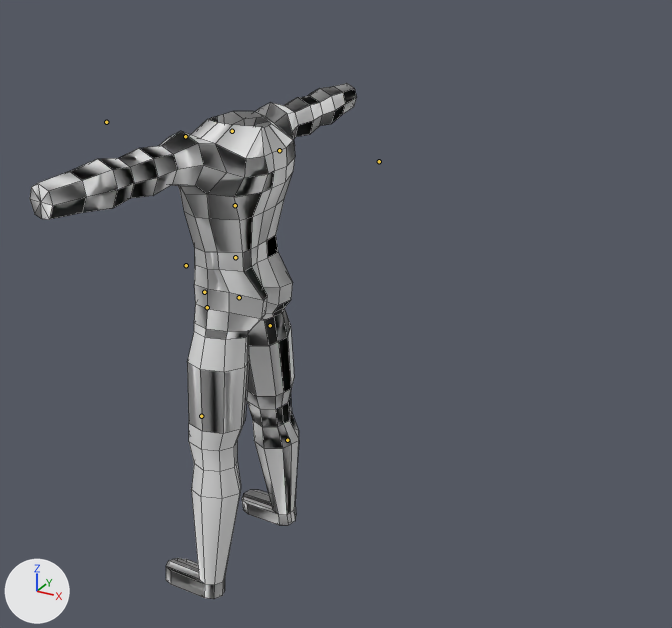
What one commit did to the FBX model Assets/fbx/flint.fbx.
Rendered twice from a 50 mm lens placed at (46.8, -65.6, 38.1), pointed at (9.5, 2.2, 4.2). Lighting does not change. The marker at lower left points along +X, +Y and +Z. Both versions are drawn at frame 2 of the action 'Default Take'; the numbers are the values there. The bones that bend it are drawn over the model as lines. Mesh edges are drawn as thin lines.

Objects in the first picture: 'Lopoly'.
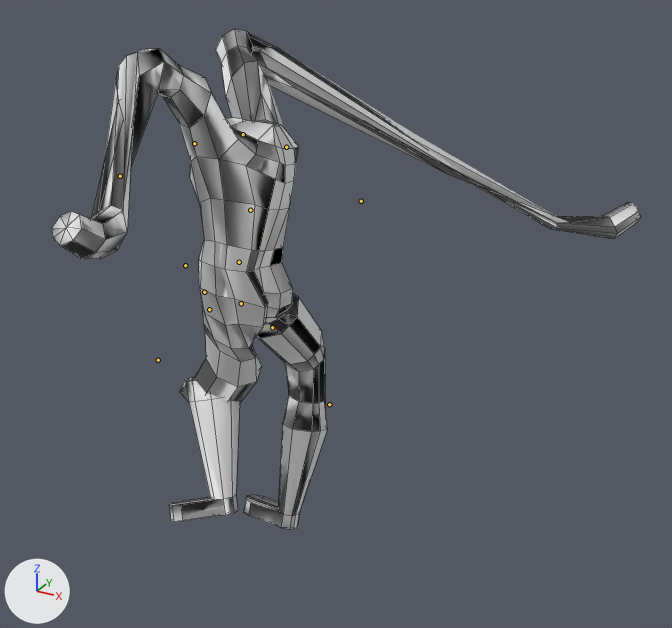
Where the change shows, as pixel boxes (x1, y1, x2, y2) in the pictures (672 x 628 px):
'Lopoly', posed (80% wider)
    before: (30, 83, 357, 599)
    after: (51, 29, 641, 529)
bone 'Handler', root to tip
    before: (186, 265) to (186, 266)
    after: (185, 265) to (186, 265)
bone 'Spine2', root to tip
    before: (235, 257) to (236, 257)
    after: (239, 262) to (239, 262)
bone 'Spine3', root to tip
    before: (235, 205) to (235, 206)
    after: (250, 210) to (251, 210)
bone 'Shoulder_L', root to tip
    before: (232, 131) to (231, 131)
    after: (243, 134) to (242, 134)
bone 'UArm_L', root to tip
    before: (185, 136) to (184, 136)
    after: (194, 143) to (194, 143)
bone 'LArm_L', root to tip
    before: (106, 122) to (106, 122)
    after: (120, 176) to (119, 176)
bone 'Shoulder_R', root to tip
    before: (232, 131) to (232, 130)
    after: (243, 134) to (243, 134)
bone 'UArm_R', root to tip
    before: (279, 150) to (280, 150)
    after: (286, 147) to (286, 146)
bone 'LArm_R', root to tip
    before: (379, 161) to (379, 161)
    after: (361, 201) to (362, 200)
bone 'Spine1', root to tip
    before: (235, 257) to (236, 257)
    after: (239, 262) to (239, 262)
bone 'Hip_R', root to tip
    before: (239, 297) to (239, 297)
    after: (241, 303) to (241, 303)
bone 'ULeg_R', root to tip
    before: (270, 325) to (271, 326)
    after: (272, 327) to (273, 328)
bone 'LLeg_R', root to tip
    before: (287, 440) to (288, 440)
    after: (329, 404) to (330, 404)
bone 'Hip_L', root to tip
    before: (239, 297) to (238, 298)
    after: (241, 303) to (241, 303)
bone 'ULeg_L', root to tip
    before: (207, 307) to (208, 308)
    after: (209, 309) to (211, 309)
bone 'LLeg_L', root to tip
    before: (201, 416) to (202, 416)
    after: (158, 360) to (159, 360)

What the commit changed:
Bone 'Handler' (bone_handler) moves from (0.0, 0.0, 0.0) to (0.0, -3.0, -1.0).
Bone 'Handler' (bone_handler) turns from (0, 0, 0) to (0, -3, 3) degrees about its own x, y and z.
Bone 'Spine2' (bone_spine2) turns from (0, 0, 0) to (3, -16, 4) degrees about its own x, y and z.
Bone 'Spine3' (bone_spine3) turns from (0, 0, 0) to (0, 6, -17) degrees about its own x, y and z.
Bone 'Shoulder_L' (bone_shoulder_l) turns from (0, 0, 0) to (4, -9, 0) degrees about its own x, y and z.
Bone 'UArm_L' (bone_uarm_l) turns from (0, 0, 0) to (17, 25, 2) degrees about its own x, y and z.
Bone 'LArm_L' (bone_larm_l) turns from (0, 0, 0) to (-13, -65, 24) degrees about its own x, y and z.
Bone 'Shoulder_R' (bone_shoulder_r) turns from (0, 0, 0) to (-6, 4, -7) degrees about its own x, y and z.
Bone 'UArm_R' (bone_uarm_r) turns from (0, 0, 0) to (47, 31, 67) degrees about its own x, y and z.
Bone 'LArm_R' (bone_larm_r) turns from (0, 0, 0) to (125, -7, 138) degrees about its own x, y and z.
Bone 'Spine1' (bone_spine1) turns from (0, 0, 0) to (1, 0, 0) degrees about its own x, y and z.
Bone 'Hip_R' (bone_hip_r) turns from (0, 0, 0) to (0, -8, -2) degrees about its own x, y and z.
Bone 'ULeg_R' (bone_uleg_r) turns from (0, 0, 0) to (3, 32, -8) degrees about its own x, y and z.
Bone 'LLeg_R' (bone_lleg_r) turns from (0, 0, 0) to (-13, -52, 5) degrees about its own x, y and z.
Bone 'Hip_L' (bone_hip_l) turns from (0, 0, 0) to (-1, -5, -1) degrees about its own x, y and z.
Bone 'ULeg_L' (bone_uleg_l) turns from (0, 0, 0) to (-55, 12, -35) degrees about its own x, y and z.
Bone 'LLeg_L' (bone_lleg_l) turns from (0, 0, 0) to (8, -59, 14) degrees about its own x, y and z.
